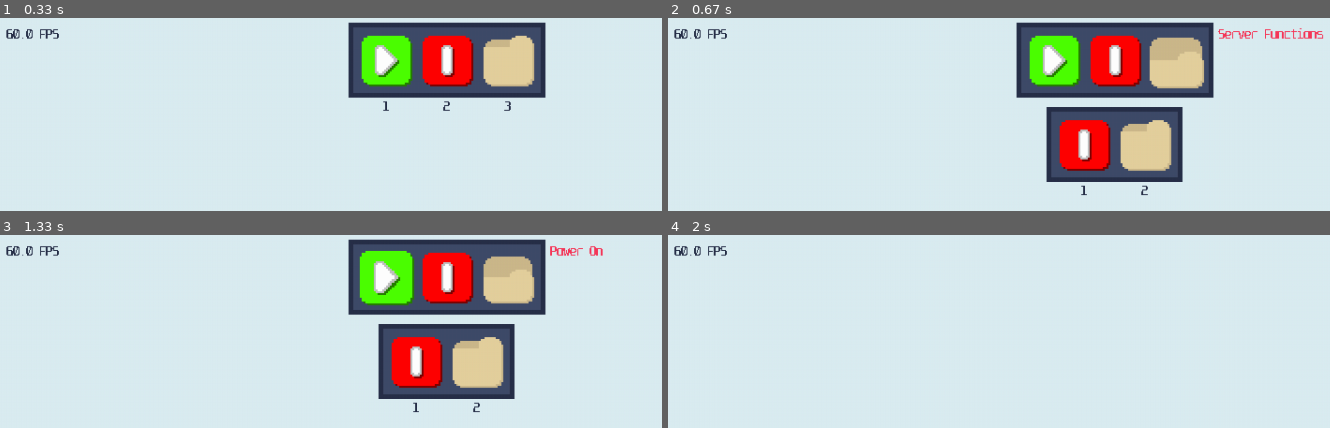
Above: before the commit, frames 1-4 (two rows, left to right).
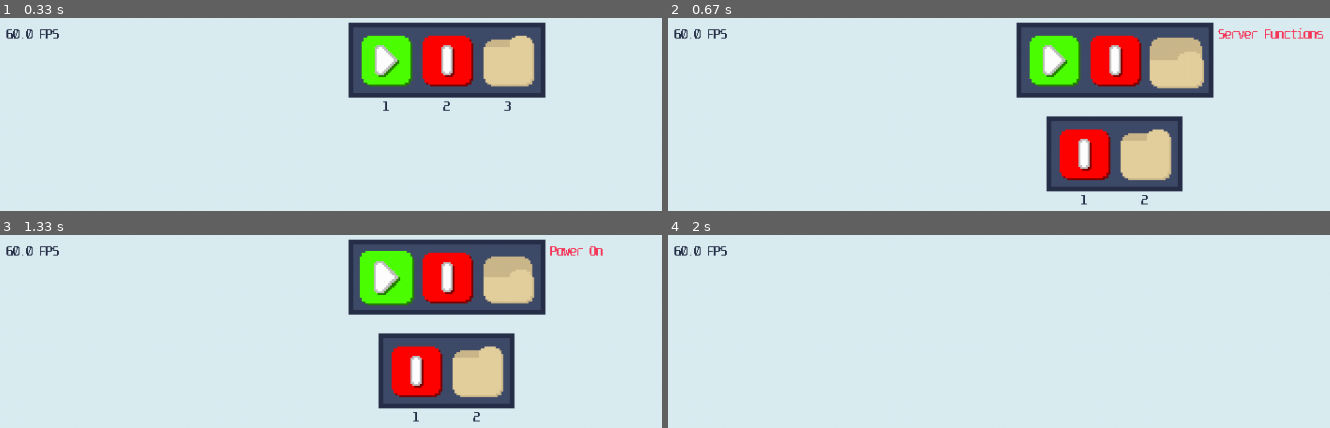
Above: after the commit, the same moments.

Repository: neilchattopadhyay123/ROV2021-Development
Game: pygame game, started from tests/gui tests/pygame gui/pygame_gui_test_3.py
The game is run twice, just before and just after one commit, with the same random seed, the same clock (stepped at 60 frames per second) and the same inputs.
Inputs (mouse positions are in pixels of both pictures, inside the frame that each line leads up to):
- Up to frame 1 (0.33 s): no input
- Up to frame 2 (0.67 s): click (1177, 60) at 0.38 s
- Up to frame 3 (1.33 s): click (outside the picture) at 0.72 s; click (383, 277) at 1.05 s
- Up to frame 4 (2 s): tap P at 1.33 s

Frame 1 is identical in both runs. In frame 2, 4.9% of the frame differs, in the area x 57-78%, y 46-97%; in frame 3, 4.9%; in frame 4, nothing differs.

Commit message:
Improved menubar functionality (+simplified code)

Diff:
--- a/tests/gui tests/pygame gui/pygame_gui_test_3.py
+++ b/tests/gui tests/pygame gui/pygame_gui_test_3.py
@@ -19,12 +19,12 @@
 menubar.add_app(App("Power On", menubar, 'icon_poweron.png'))
 menubar.add_app(App("Power Off", menubar, 'icon_poweroff.png'))
 
-server_folder = Folder("Server Functions", menubar, 1)
-server_folder.add_app(App("Power Off", server_folder.menubar, 'icon_poweroff.png'))
+server_folder = App("Server Functions", menubar, is_folder=True)
+server_folder.add_app(App("Power Off", server_folder.sub_app_menubar, 'icon_poweroff.png'))
 menubar.add_app(server_folder)
 
-sub_server_folder = Folder("ANOTHER FOLDER???", server_folder.menubar, 2)
-sub_server_folder.add_app(App("Power On", sub_server_folder.menubar, 'icon_poweron.png'))
+sub_server_folder = App("ANOTHER FOLDER???", server_folder.sub_app_menubar, is_folder=True)
+sub_server_folder.add_app(App("Power On", sub_server_folder.sub_app_menubar, 'icon_poweron.png'))
 server_folder.add_app(sub_server_folder)
 
 is_running = True
--- a/tests/gui tests/pygame gui/ui_objects.py
+++ b/tests/gui tests/pygame gui/ui_objects.py
@@ -10,11 +10,46 @@
         self.vertical_offset = vertical_offset
 
         self.apps = [] # List of all apps on the menubar
+
         self.is_hidden = False # If the menubar is hidden or not
-        self.is_open_folder = False # If there is an open folder on the menubar
-        self.selected_app = '' # If an app on the menubar is currently selected
+        self.has_open_app = False # If there is an open folder on the menubar
 
         self.resize() # Calculate the size of the menubar
+
+    def update (self, mouse_data):
+        # Update all the apps on the menubar
+        if not self.is_hidden:
+            for app in self.apps:
+                app.update(mouse_data)
+
+    def draw (self):
+        # If the menubar is not hidden, draw the menubar and the apps on it
+        if not self.is_hidden:
+            draw_rect(self.screen, self.rect, UI_BORDER) # Draw menubar
+
+            self.has_open_app = False
+            # Check if any folders are open
+            for app in self.apps:
+                try:
+                    if app.is_open:
+                        self.has_open_app = True
+                except:
+                    pass
+
+            # Draw apps and get a selected app if one is selected
+            for i in range(len(self.apps)):
+                self.apps[i].draw(self.screen)
+
+                if self.apps[i].is_selected:
+                    text_pos = (self.rect[0] + self.rect[2] + (UI_PADDING * 2), self.rect[1])
+
+                    draw_text(self.screen, self.font, self.apps[i].name, text_pos, False, color=UI_COLOR_3)
+
+                if not self.has_open_app:
+                    text_color = UI_COLOR_3 if self.apps[i].is_selected else UI_COLOR_1
+                    text_pos = (self.apps[i].idle_rect.centerx, self.apps[i].idle_rect.bottom + (UI_PADDING * 4))
+
+                    draw_text(self.screen, self.font, KEYBIND_MENUBAR_SHORTCUTS[i][0], text_pos, True, color=text_color)
 
     def resize (self):
         # Calculate the dimensions and position of the menuber
@@ -32,49 +67,6 @@
 
             self.apps[i].set_pos((x, y))
 
-            try:
-                self.apps[i].resize()
-            except:
-                pass
-
-    def update (self, mouse_data):
-        # Update all the apps on the menubar
-        if not self.is_hidden:
-            for app in self.apps:
-                app.update(mouse_data)
-
-    def draw (self):
-        # If the menubar is not hidden, draw the menubar and the apps on it
-        if not self.is_hidden:
-            draw_rect(self.screen, self.rect, UI_BORDER) # Draw menubar
-
-            self.is_open_folder = False
-            # Check if any folders are open
-            for app in self.apps:
-                try:
-                    if app.is_open:
-                        self.is_open_folder = True
-                except:
-                    pass
-
-            # Draw apps and get a selected app if one is selected
-            self.selected_app = ''
-            for i in range(len(self.apps)):
-                self.apps[i].draw(self.screen)
-
-                if self.apps[i].is_selected:
-                    self.selected_app = self.apps[i].name
-
-                if not self.is_open_folder:
-                    text_color = UI_COLOR_3 if self.apps[i].is_selected else UI_COLOR_1
-                    text_pos = (self.apps[i].idle_rect.centerx, self.apps[i].idle_rect.bottom + (UI_PADDING * 4))
-
-                    draw_text(self.screen, self.font, KEYBIND_MENUBAR_SHORTCUTS[i][0], text_pos, True, color=text_color)
-
-            # Draw the name of the selected app
-            if self.selected_app != '':
-                draw_text(self.screen, self.font, self.selected_app, (self.rect[0] + self.rect[2] + (UI_PADDING * 2), UI_SCREEN_PADDING + self.vertical_offset), False, color=UI_COLOR_3)
-
     def toggle_hidden (self):
         self.is_hidden = not self.is_hidden
 
@@ -87,20 +79,34 @@
             print('Cannot add another app! [Limit reached]')
 
 class App:
-    def __init__ (self, name, menubar, icon_path, function=None):
+    def __init__ (self, name, menubar, idle_icon_path='icon_unknown.png', open_icon_path=None, function=None, is_folder=False):
         self.name = name # Name of app
         self.menubar = menubar # The parent menubar
+        self.function = function
+
+        if is_folder:
+            self.function = self.toggle_is_open
+
+            idle_icon_path = 'icon_folder.png'
+            open_icon_path = 'icon_folder_open.png'
 
         self.idle_rect = pygame.Rect(0, 0, APP_DIMENSION, APP_DIMENSION)
         self.selected_rect = pygame.Rect(0, 0, APP_DIMENSION + UI_PADDING, APP_DIMENSION + UI_PADDING)
+        self.rect = self.idle_rect
 
-        self.icon = pygame.transform.scale(pygame.image.load(icon_path), (self.idle_rect[2], self.idle_rect[3]))
-        self.selected_icon = pygame.transform.scale(self.icon, (self.selected_rect[2], self.selected_rect[3]))
+        self.idle_icon = pygame.transform.scale(pygame.image.load(idle_icon_path), self.idle_rect.size)
+        self.selected_icon = pygame.transform.scale(self.idle_icon, self.selected_rect.size)
+        self.open_icon = pygame.transform.scale(pygame.image.load(idle_icon_path if open_icon_path == None else open_icon_path), self.idle_rect.size)
+        self.open_selected_icon = pygame.transform.scale(self.open_icon, self.selected_rect.size)
+        self.icon = self.idle_icon
 
-        self.rect = self.idle_rect
+        self.sub_apps = []
+        self.sub_app_menubar = MenuBar(self.menubar.screen, self.menubar.font, self.menubar.rect[1] + FOLDER_MENUBAR_OFFSET)
+
         self.is_selected = False
+        self.is_open = False
 
-        self.function = function
+        self.resize()
 
     def update (self, mouse_data):
         if mouse_data[0] and self.is_selected:
@@ -108,52 +114,40 @@
                 self.function()
 
             self.is_selected = False
-        elif not mouse_data[0]:
+        else:
             self.is_selected = in_bounds(self.rect)
 
-    def draw (self, screen):
-        draw_icon = self.selected_icon if self.is_selected else self.icon
+
+        self.icon = (self.open_selected_icon if self.is_open else self.selected_icon) if self.is_selected else (self.open_icon if self.is_open else self.idle_icon)
         self.rect = self.selected_rect if self.is_selected else self.idle_rect
 
-        screen.blit(draw_icon, self.rect)
+        if self.is_open:
+            self.sub_app_menubar.update(mouse_data)
 
-    def set_icon (self, icon):
-        self.icon = pygame.transform.scale(icon, (self.idle_rect[2], self.idle_rect[3]))
-        self.selected_icon = pygame.transform.scale(self.icon, (self.selected_rect[2], self.selected_rect[3]))
+            for sub_app in self.sub_apps:
+                sub_app.update(mouse_data)
+
+    def draw (self, screen):
+        screen.blit(self.icon, self.rect)
+
+        if self.is_open:
+            self.sub_app_menubar.draw()
+
+            for sub_app in self.sub_apps:
+                sub_app.draw(screen)
 
     def set_pos (self, pos):
         self.idle_rect = pygame.Rect(pos, (APP_DIMENSION, APP_DIMENSION))
         self.selected_rect = pygame.Rect(pos[0] - (UI_PADDING / 2.0), pos[1] - (UI_PADDING / 2.0), APP_SELECTED_DIMENSION, APP_SELECTED_DIMENSION)
-
         self.rect = self.idle_rect
 
-class Folder (App):
-    def __init__ (self, name, menubar, layer):
-        self.app = super()
-
-        self.is_open = False
-
-        self.folder_menubar = MenuBar(menubar.screen, menubar.font, layer * FOLDER_MENUBAR_OFFSET)
-
-        self.app.__init__(name, menubar, FOLDER_ICON_PATH, self.toggle_is_open)
-
-    def update (self, mouse_data):
-        self.app.update(mouse_data)
-        self.folder_menubar.update(mouse_data)
-
-    def draw (self, screen):
-        if self.is_open:
-            self.folder_menubar.draw()
-
-        self.app.draw(screen)
+        self.resize()
 
     def resize (self):
-        self.folder_menubar.resize()
+        self.sub_app_menubar.resize()
 
     def toggle_is_open (self):
         self.is_open = not self.is_open
 
-        self.app.set_icon(pygame.image.load(FOLDER_OPEN_ICON_PATH) if self.is_open else pygame.image.load(FOLDER_ICON_PATH))
-
     def add_app (self, app):
-        self.folder_menubar.add_app(app)
+        self.sub_app_menubar.add_app(app)
Binary file added: tests/gui tests/pygame gui/icon_unknown.png
